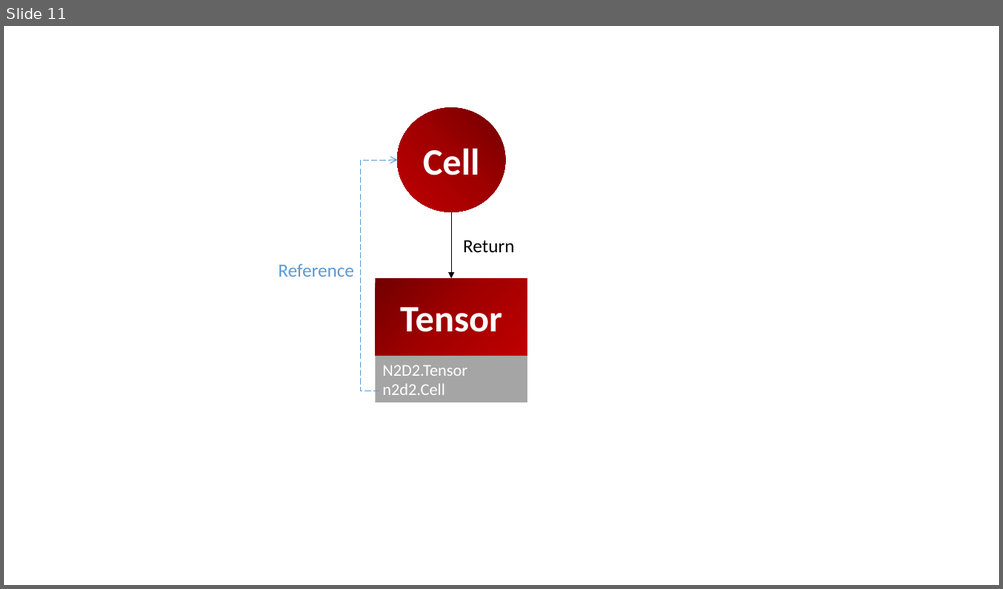
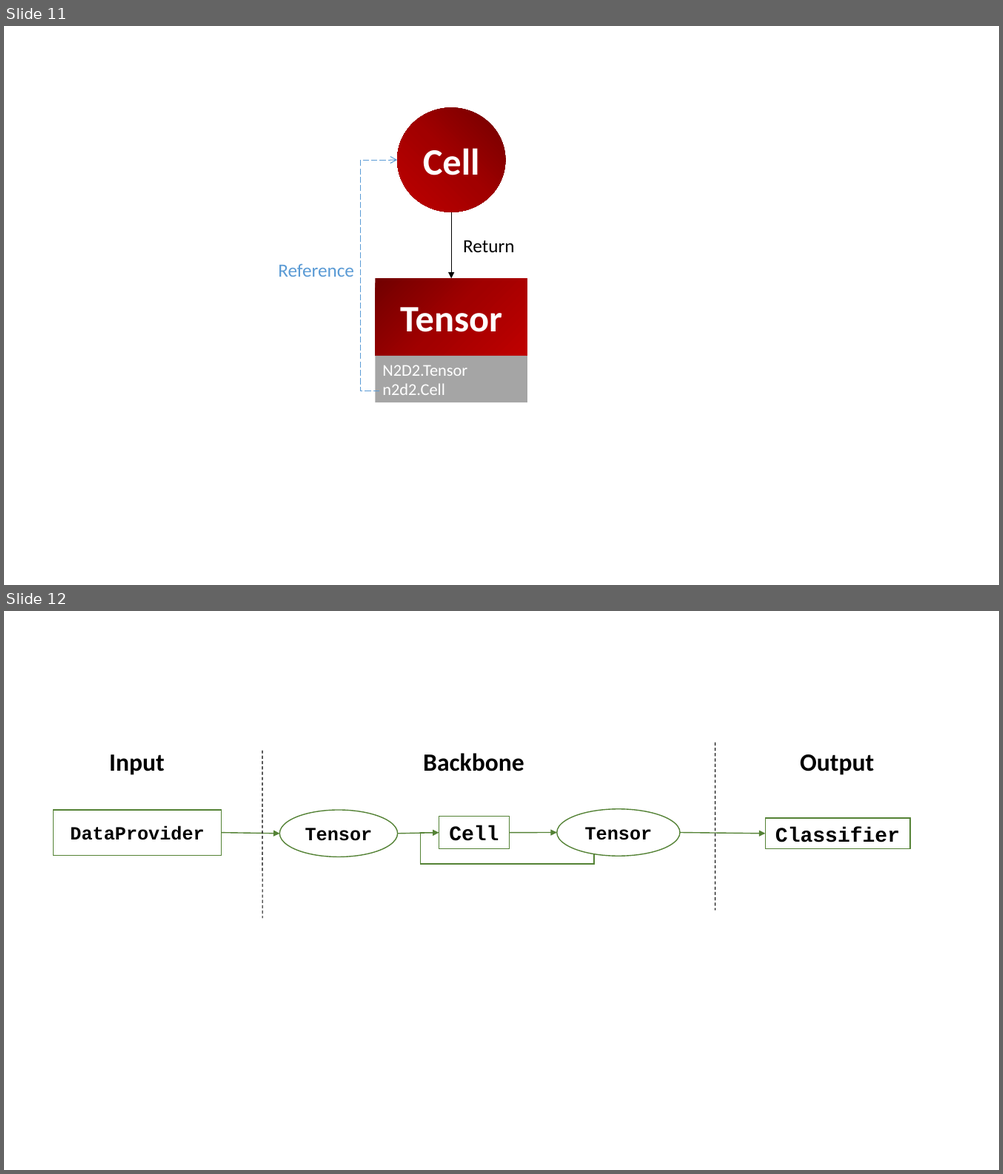
Before and after one commit to CEA-LIST/N2D2, a slide deck: docs/figs.pptx. Shown one above the other, each under a label of ours: slide 11 before the commit, slides 11 and 12 after it. The pictures are 1003x589 and 1003x1174 pixels, drawn with LibreOffice and Linux fonts; fonts in the diff are those of the drawing. Boxes give left, top, right and bottom in pixels: in the first picture for what was removed or moved away, otherwise in the second. Text is boxed around its words. In the diff, an @@ line names an element or a change of style, - is before the commit and + after.

```diff
--- a/docs/figs.pptx
+++ b/docs/figs.pptx
@@ slide 12 added at <box>4,611,999,1170</box>, background #FFFFFF @@
@@ line added from (715, 742) to (715, 910), #000000 0.75 pt dashed @@
@@ text added at <box>109,755,165,775</box>, 24 pt, text #000000, bold @@
+Input
@@ line added from (262, 751) to (262, 918), #000000 0.75 pt dashed @@
@@ text added at <box>423,753,524,772</box>, 24 pt, text #000000, bold @@
+Backbone
@@ text added at <box>800,755,874,775</box>, 24 pt, text #000000, bold @@
+Output
@@ rectangle added at <box>54,810,221,856</box>, fill #FFFFFF, outline #548235 1 pt, 18 pt, text #000000, bold @@
+DataProvider
@@ ellipse added at <box>279,810,397,857</box>, fill #FFFFFF, outline #548235 1 pt, 18 pt, text #000000, bold @@
+Tensor
@@ ellipse added at <box>557,809,680,857</box>, fill #FFFFFF, outline #548235 1 pt, 18 pt, text #000000, bold @@
+Tensor
@@ arrow added from (221, 832) to (279, 833), #548235 1 pt @@
@@ arrow added from (397, 833) to (439, 832), #548235 1 pt @@
@@ elbow line added from (678, 832) to (439, 832), #548235 1 pt @@
@@ rectangle added at <box>439,816,509,849</box>, fill #FFFFFF, outline #548235 1 pt, 20 pt, text #000000, bold @@
+Cell
@@ arrow added from (509, 832) to (557, 832), #548235 1 pt @@
@@ arrow added from (680, 832) to (765, 833), #548235 1 pt @@
@@ rectangle added at <box>765,818,910,850</box>, fill #FFFFFF, outline #548235 1 pt, 20 pt, text #000000, bold @@
+Classifier
```
Also in this commit, not shown: 1 slide changed, 6 other files.
